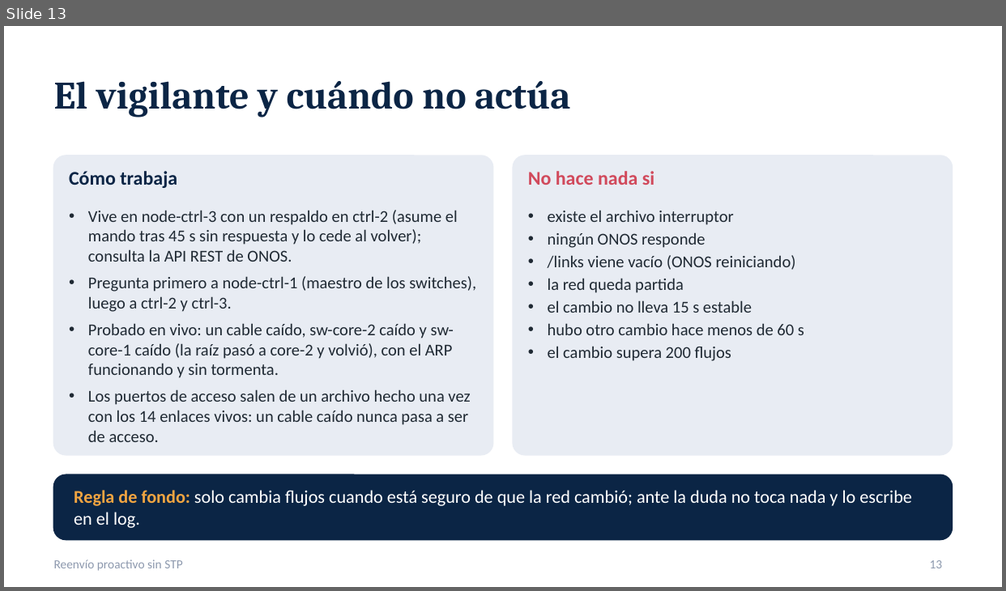
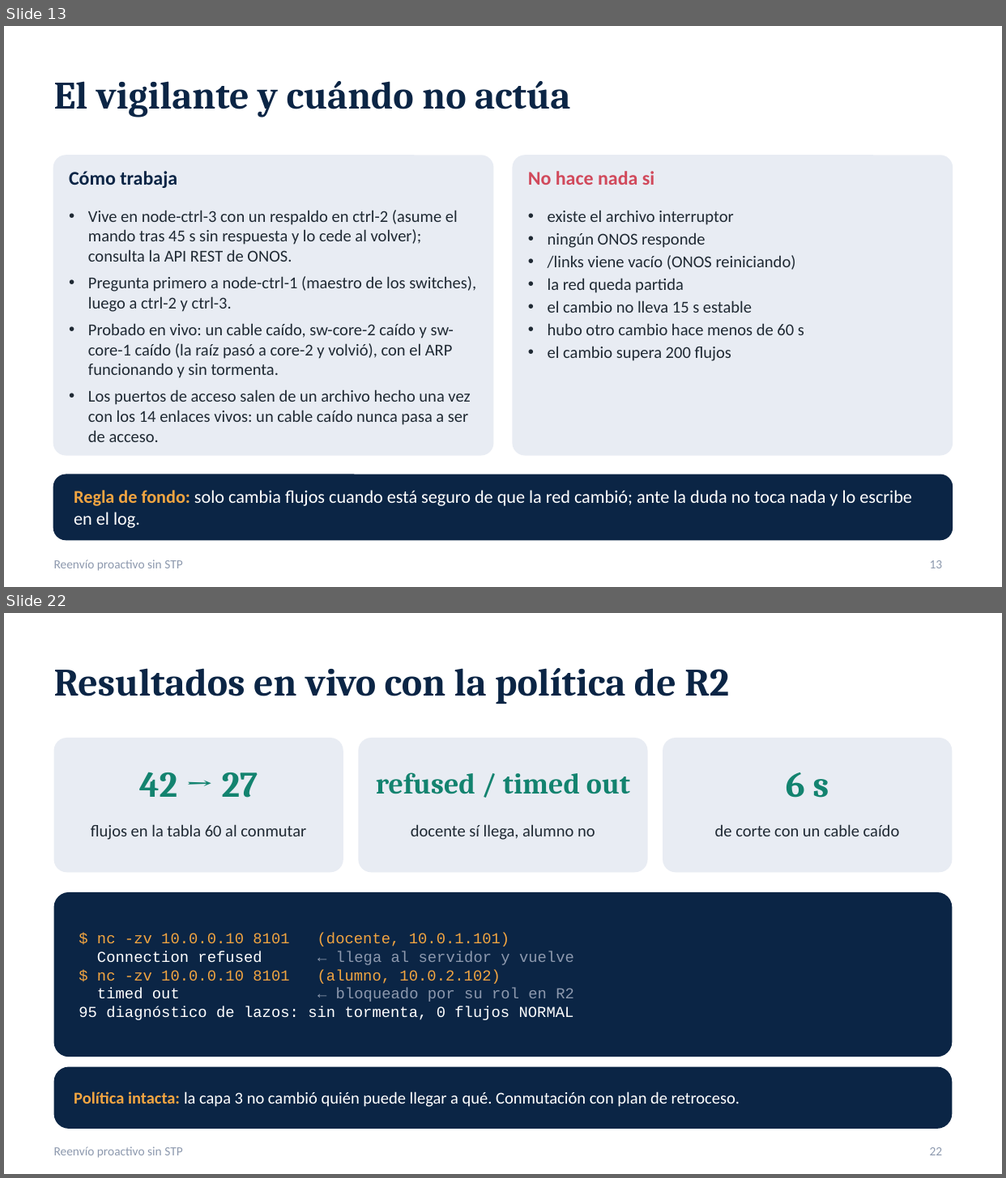
Before and after one commit to SergioAnderson123/proyecto-sdn, a slide deck: docs/Reenvio_proactivo_sin_STP.pptx. Shown one above the other, each under a label of ours: slide 13 before the commit, slides 13 and 22 after it; the slides between them are not shown. The pictures are 1006x591 and 1006x1178 pixels, drawn with LibreOffice and Linux fonts; fonts in the diff are those of the drawing. Boxes give left, top, right and bottom in pixels: in the first picture for what was removed or moved away, otherwise in the second. Text is boxed around its words. In the diff, an @@ line names an element or a change of style, - is before the commit and + after.

Commit message:
presentacion: capa 3 por subredes (motivo: escalabilidad, frente a los intents, flujos de la tabla 60, apps Gateway ARP y DHCP por subred, vigilante en capa 3 y resultados en vivo); portada, comparacion con intents y cierre actualizados

```diff
--- a/docs/Reenvio_proactivo_sin_STP.pptx
+++ b/docs/Reenvio_proactivo_sin_STP.pptx
@@ slide 22 added at (4, 613, 1002, 1174), background #FFFFFF; not listed: 1 template element that a slide beside it also shows @@
@@ title added at (54, 668, 729, 704), 28 pt, text #0B2545, bold @@
+Resultados en vivo con la política de R2
@@ rounded rectangle added at (54, 738, 343, 872), fill #E8ECF3 @@
@@ rounded rectangle added at (358, 738, 648, 872), fill #E8ECF3 @@
@@ rounded rectangle added at (663, 738, 952, 872), fill #E8ECF3 @@
@@ text added at (139, 772, 258, 798), 26 pt, text #13836F, bold @@
+42 → 27
@@ text added at (376, 773, 630, 794), 21 pt, text #13836F, bold @@
+refused / timed out
@@ text added at (786, 773, 829, 798), 26 pt, text #13836F, bold @@
+6 s
@@ text added at (91, 824, 306, 840), 12 pt, text #1F2933 @@
+flujos en la tabla 60 al conmutar
@@ text added at (411, 824, 595, 840), 12 pt, text #1F2933 @@
+docente sí llega, alumno no
@@ text added at (715, 824, 900, 837), 12 pt, text #1F2933 @@
+de corte con un cable caído
@@ rounded rectangle added at (54, 892, 952, 1057), fill #0B2545 @@
@@ text added at (79, 933, 574, 1020), 11 pt, text #F2A541 @@
+$ nc -zv 10.0.0.10 8101 (docente, 10.0.1.101)
+Connection refused ← llega al servidor y vuelve
+$ nc -zv 10.0.0.10 8101 (alumno, 10.0.2.102)
+timed out ← bloqueado por su rol en R2
+95 diagnóstico de lazos: sin tormenta, 0 flujos NORMAL
@@ rounded rectangle added at (54, 1067, 952, 1129), fill #0B2545 @@
@@ text added at (74, 1092, 739, 1107), 12 pt, text #FFFFFF @@
+Política intacta: la capa 3 no cambió quién puede llegar a qué. Conmutación con plan de retroceso.
@@ page number added at (930, 1148, 943, 1156), 9 pt, text #8D99AE @@
+22
```
Also in this commit, not shown: 3 slides changed, 7 other slides added.
